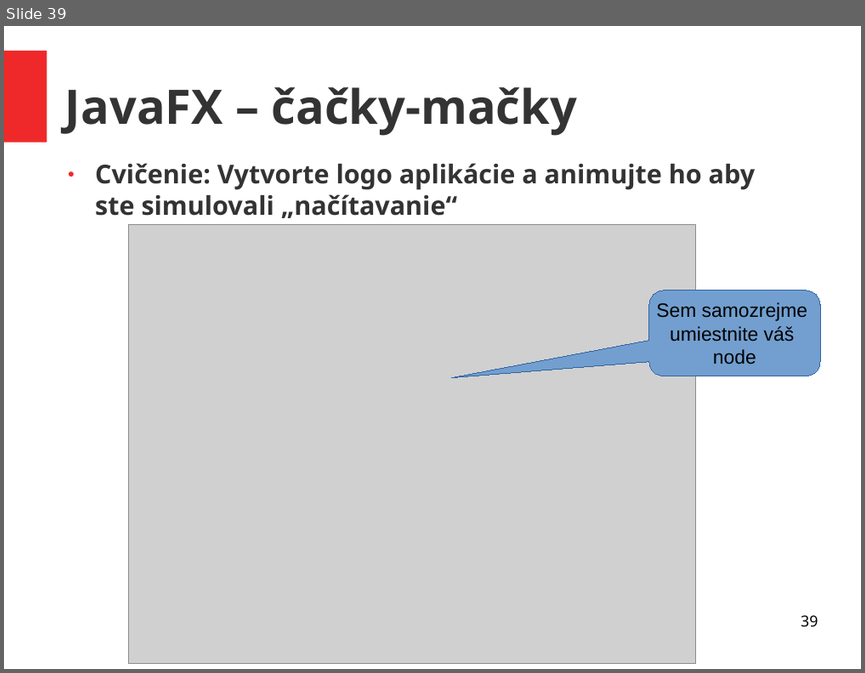
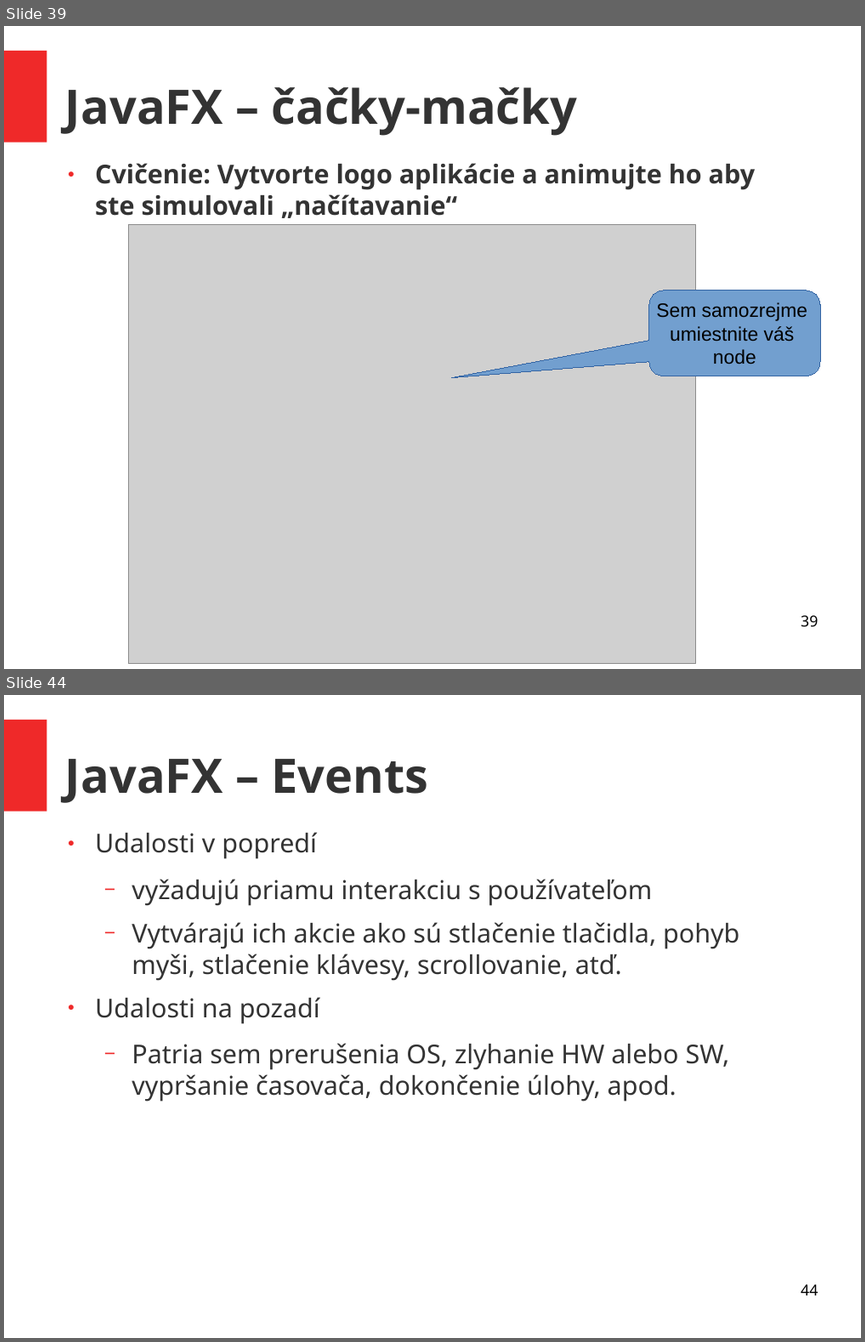
Before and after one commit to ukf-michalkohutek/prezentacia, a slide deck: seminar2.odp. Shown one above the other, each under a label of ours: slide 39 before the commit, slides 39 and 44 after it; the slides between them are not shown. The pictures are 865x673 and 865x1342 pixels, drawn with LibreOffice and Linux fonts; fonts in the diff are those of the drawing; grey boxes stand for pictures. Boxes give left, top, right and bottom in pixels: in the first picture for what was removed or moved away, otherwise in the second. Text is boxed around its words. In the diff, an @@ line names an element or a change of style, - is before the commit and + after.

```diff
--- a/seminar2.odp
+++ b/seminar2.odp
@@ slide 44 added at bbox=[4, 695, 861, 1338], background #FFFFFF; not listed: 1 template element that a slide beside it also shows @@
@@ title added at bbox=[65, 759, 429, 803], 44 pt, text #333333, bold @@
+JavaFX – Events
@@ text added at bbox=[95, 832, 739, 1101], 24 pt, text #333333 @@
+● Udalosti v popredí
+  − vyžadujú priamu interakciu s používateľom
+  − Vytvárajú ich akcie ako sú stlačenie tlačidla, pohyb myši, stlačenie klávesy, scrollovanie, atď.
+● Udalosti na pozadí
+  − Patria sem prerušenia OS, zlyhanie HW alebo SW, vypršanie časovača, dokončenie úlohy, apod.
@@ page number added at bbox=[800, 1284, 817, 1295], 14 pt, text #000000 @@
+44
```
Also in this commit, not shown: 8 other slides added, 1 other file.
